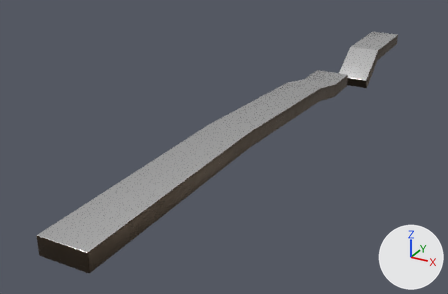
What one commit did to the FBX model project-steampunk/Assets/Art/Models/Level3Props/Furnace/Models/Conveyor01.fbx.
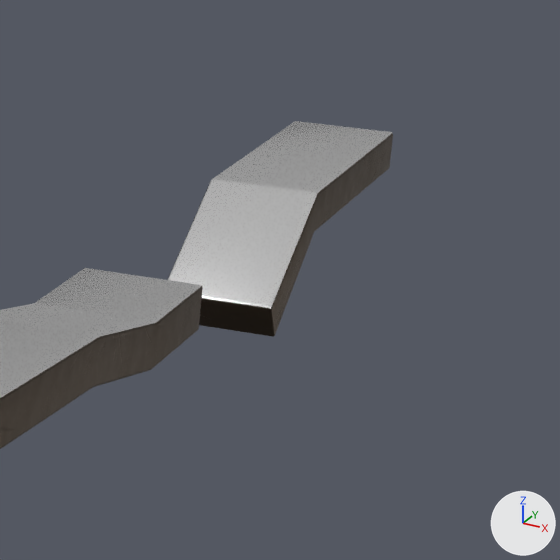
Old and new are each drawn whole from a 50 mm lens placed at (562.0, -1032.0, 136.0), pointed at (269.0, -499.0, -130.0) and again close up on the part from 66% to 99% of the width and 0% to 50% of the height. Arrows for +X, +Y and +Z are at lower right; the lights stay in place. Where no turn or scale is listed for an object, it has been applied to the vertices.
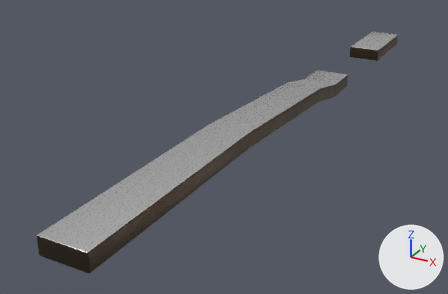
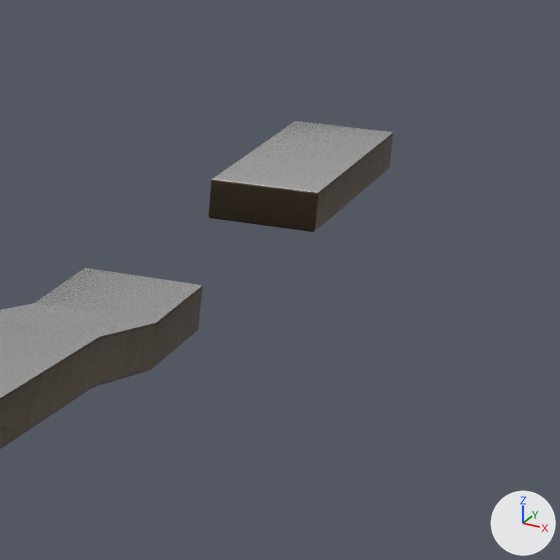
Pixel boxes [x1, y1, x2, y2] of what changed, in the close-ups (560 x 560 px):
part 1 of me_plane_033, cut back: before [168, 121, 393, 337]; after [208, 121, 393, 232]
part 2 of me_plane_033, surface changed: before [272, 197, 318, 333]; after [312, 195, 319, 232]

Edits to the bpy script that builds the scene:
```text
Change me_plane_033:
    used by ob_plane_371; location = (326.3, -882.6, -75.0)
    remove me_plane_033.from_pydata(...)  # 440 vertices, 436 faces; spans x -20.0..20.0, y 80.0..786.0, z -52.0..11.0
    add me_plane_033.from_pydata(...)  # 364 vertices, 360 faces; spans x -20.0..20.0, y 80.0..786.0, z -24.0..11.0
    me_plane_033 part 1
    107 vertices are removed from x -20.0..20.0, y 634.0..681.0, z -52.0..-9.0
    158 faces are deleted
    15 vertices move from x -20.0..20.0, y 635.0..681.0, z -51.0..-9.0 to x -20.0..20.0, y 681.0, z -24.0..-9.0
    15 vertices are added at x -20.0..19.0, y 681.0, z -23.0..-10.0
    16 new vertices lie (0.0, -103.0, 0.0) away from vertices in x -20.0..20.0, y 785.0, z -24.0..-9.0
    68 new faces join them, mat_brownmetal
    14 new faces join them, mat_gofr_metal (white #e7e7e7)
    me_plane_033 part 2: 2 kept faces spanning x 19.0..20.0, y 681.0, z -24.0..-10.0 get new texture (UV) coordinates
```
